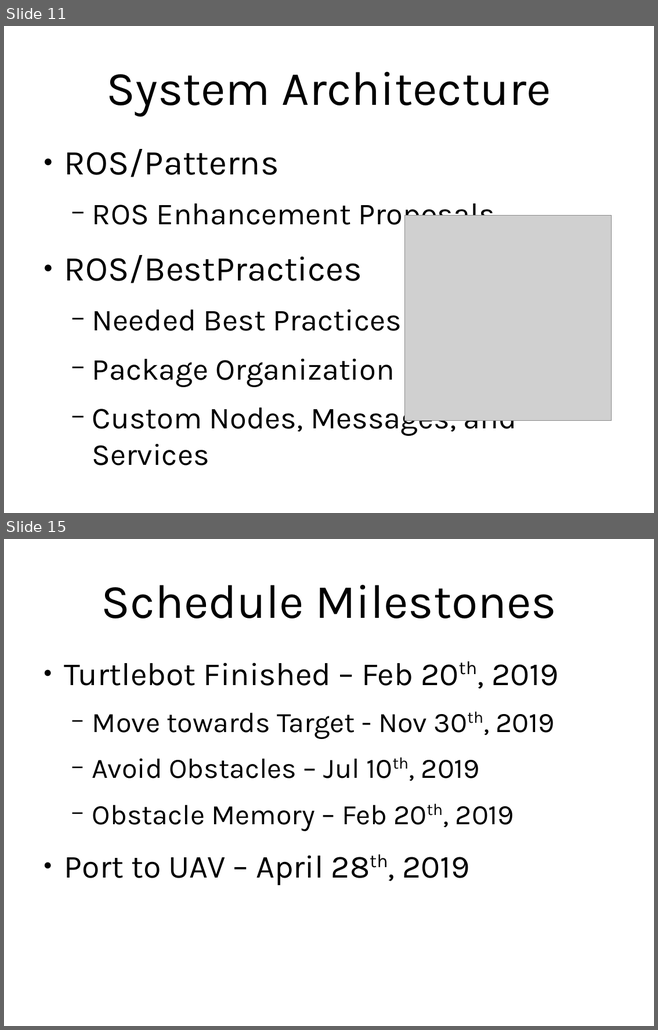
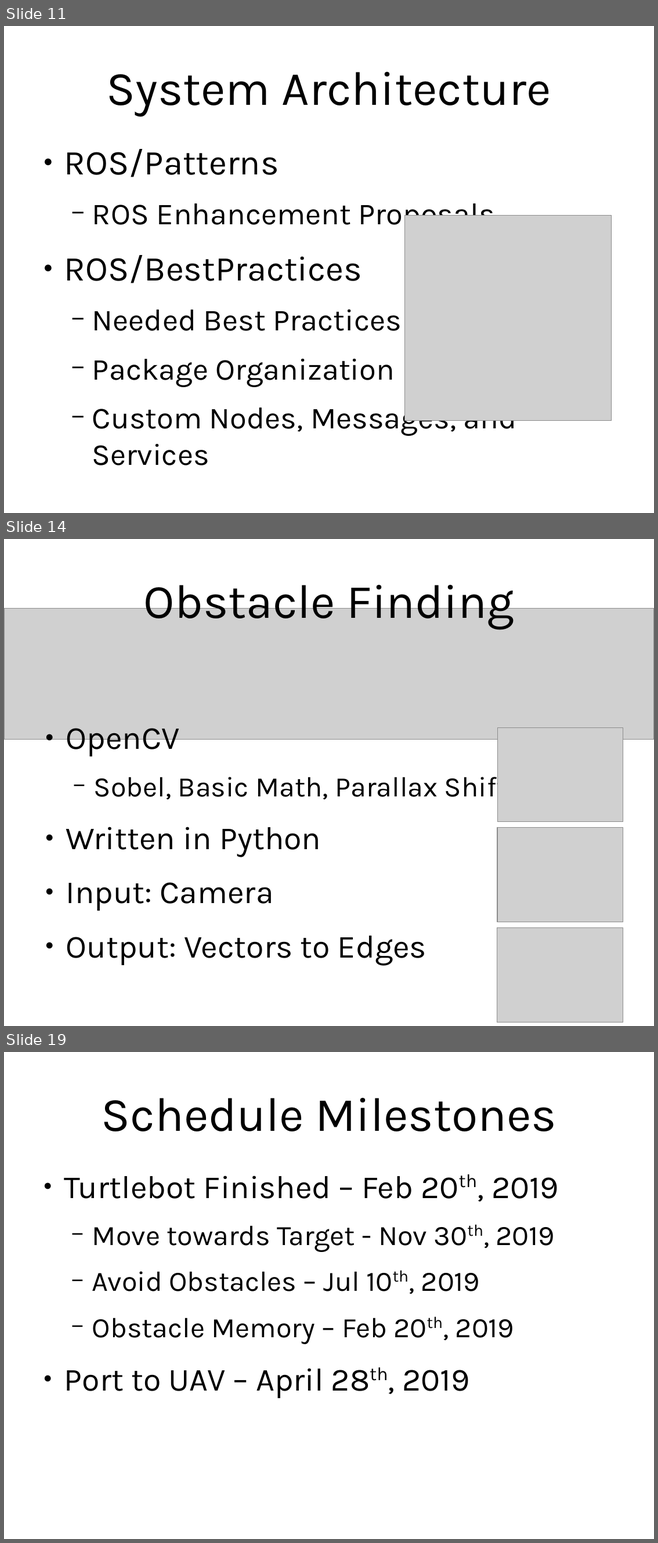
Before and after one commit to navh/coatimunde, a slide deck: Data Item Deliverables/DesignOverview.odp. Shown one above the other, each under a label of ours: slides 11 and 15 before the commit, slides 11, 14 and 19 after it; the slides between them are not shown. The pictures are 658x1030 and 658x1543 pixels, drawn with LibreOffice and Linux fonts; fonts in the diff are those of the drawing; grey boxes stand for pictures. Boxes give left, top, right and bottom in pixels: in the first picture for what was removed or moved away, otherwise in the second. Text is boxed around its words. In the diff, an @@ line names an element or a change of style, - is before the commit and + after.

```diff
--- a/Data Item Deliverables/DesignOverview.odp
+++ b/Data Item Deliverables/DesignOverview.odp
@@ slide 14 added at [4,539,654,1026], background #FFFFFF @@
@@ title added at [144,585,514,629], 58.6 pt, text #000000 @@
+Obstacle Finding
@@ picture added at [4,609,654,740] @@
@@ text added at [66,728,507,965], 39.4 pt, text #000000 @@
+● OpenCV
+  − Sobel, Basic Math, Parallax Shift
+● Written in Python
+● Input: Camera
+● Output: Vectors to Edges
@@ picture added at [498,727,623,822] @@
@@ picture added at [498,828,623,922] @@
@@ picture added at [498,928,623,1022] @@
@@ what was slide 15 is now slide 19 @@
```
Also in this commit, not shown: 1 slide changed, 4 other slides added, 1 slide removed, 5 other files.
